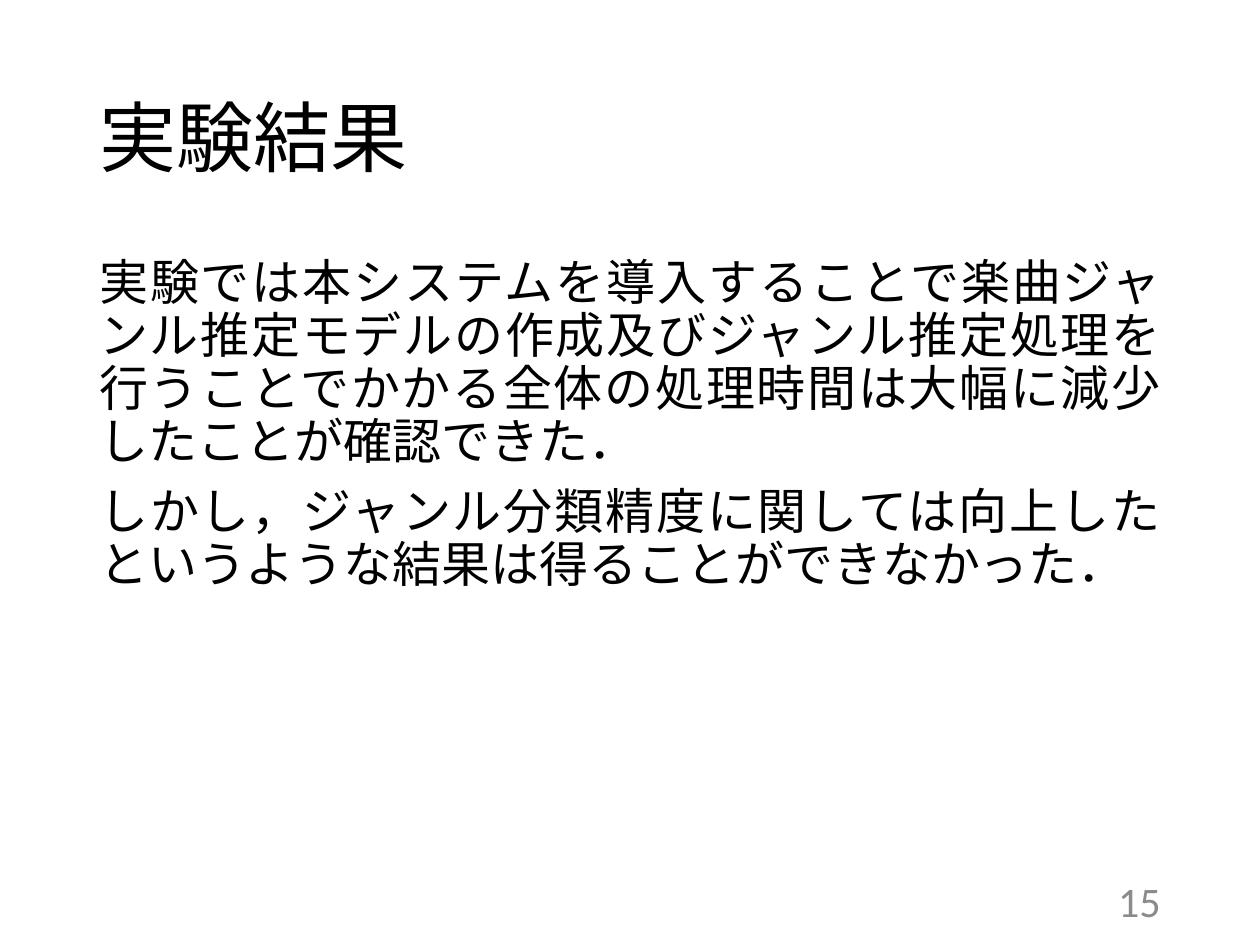
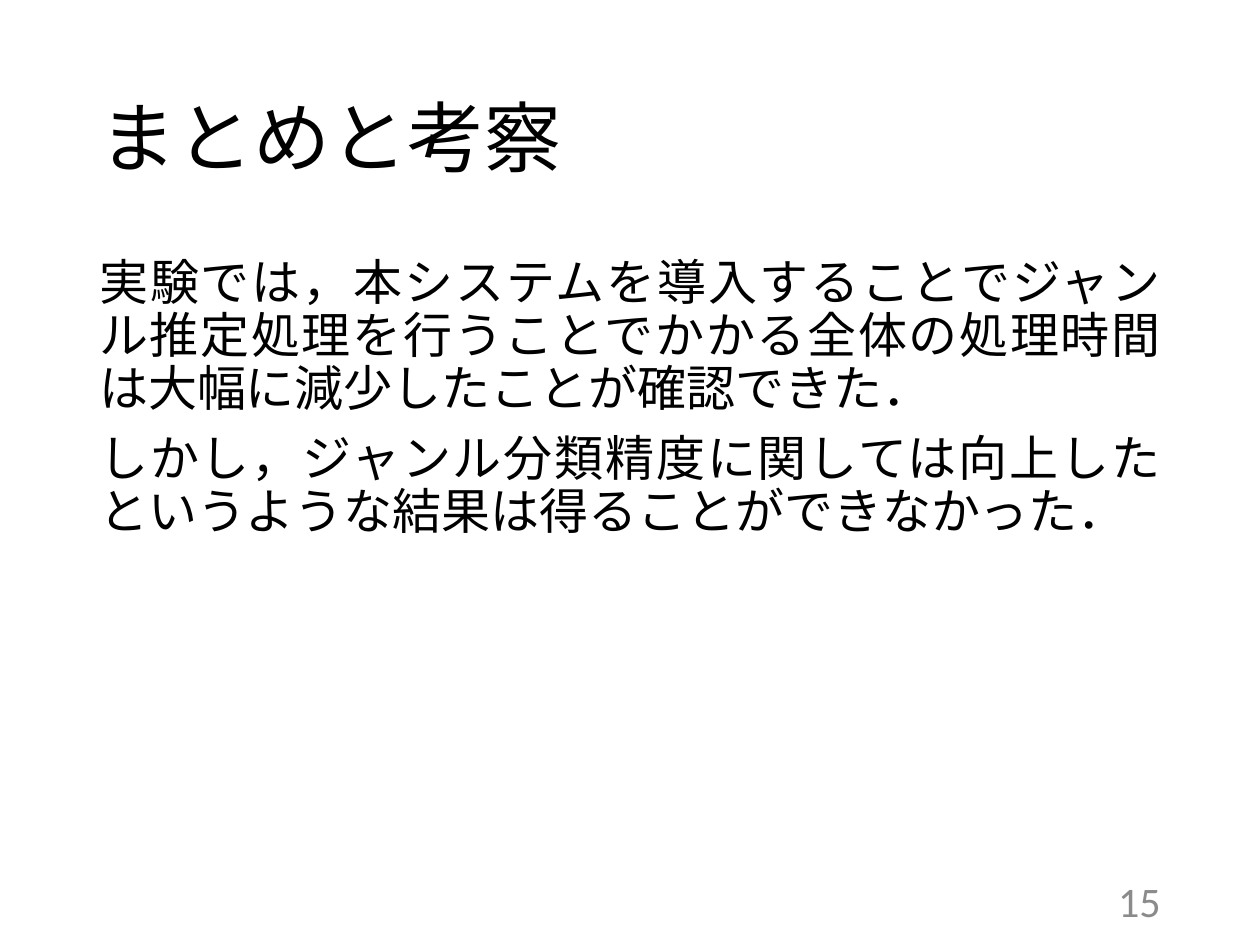
Before and after one commit to kait-takanolab/1821144-yoshii-thesis, a slide deck: slide 15 of 発表用スライド/1821144_卒研発表.pptx. Drawn at 1260x945 pixels with LibreOffice and Linux fonts; fonts in the diff are those of the drawing. Boxes give left, top, right and bottom in pixels: in the first picture for what was removed or moved away, otherwise in the second. Text is boxed around its words. In the diff, an @@ line names an element or a change of style, - is before the commit and + after.

```diff
--- a/発表用スライド/1821144_卒研発表.pptx
+++ b/発表用スライド/1821144_卒研発表.pptx
@@ title at bbox=[99, 101, 561, 173]: text changed @@
-実験結果
+まとめと考察
@@ text at bbox=[99, 258, 1160, 410]: text changed @@
-実験では本システムを導入することで楽曲ジャンル推定モデルの作成及びジャンル推定処理を行うことでかかる全体の処理時間は大幅に減少したことが確認できた．
+実験では，本システムを導入することでジャンル推定処理を行うことでかかる全体の処理時間は大幅に減少したことが確認できた．
```
Also in this commit, not shown: 11 other slides changed, 2 slides added, 3 slides removed, 1 other file.
